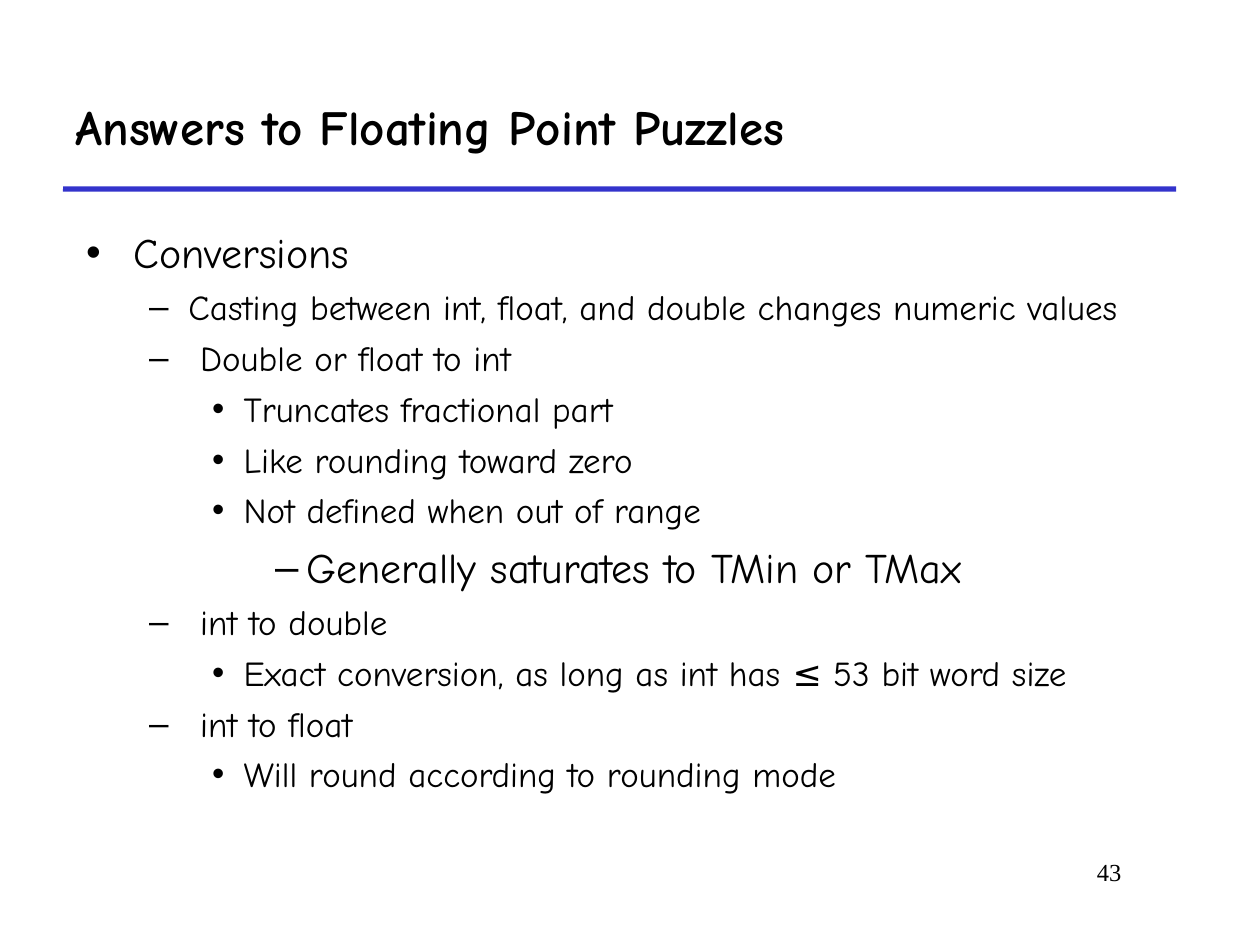
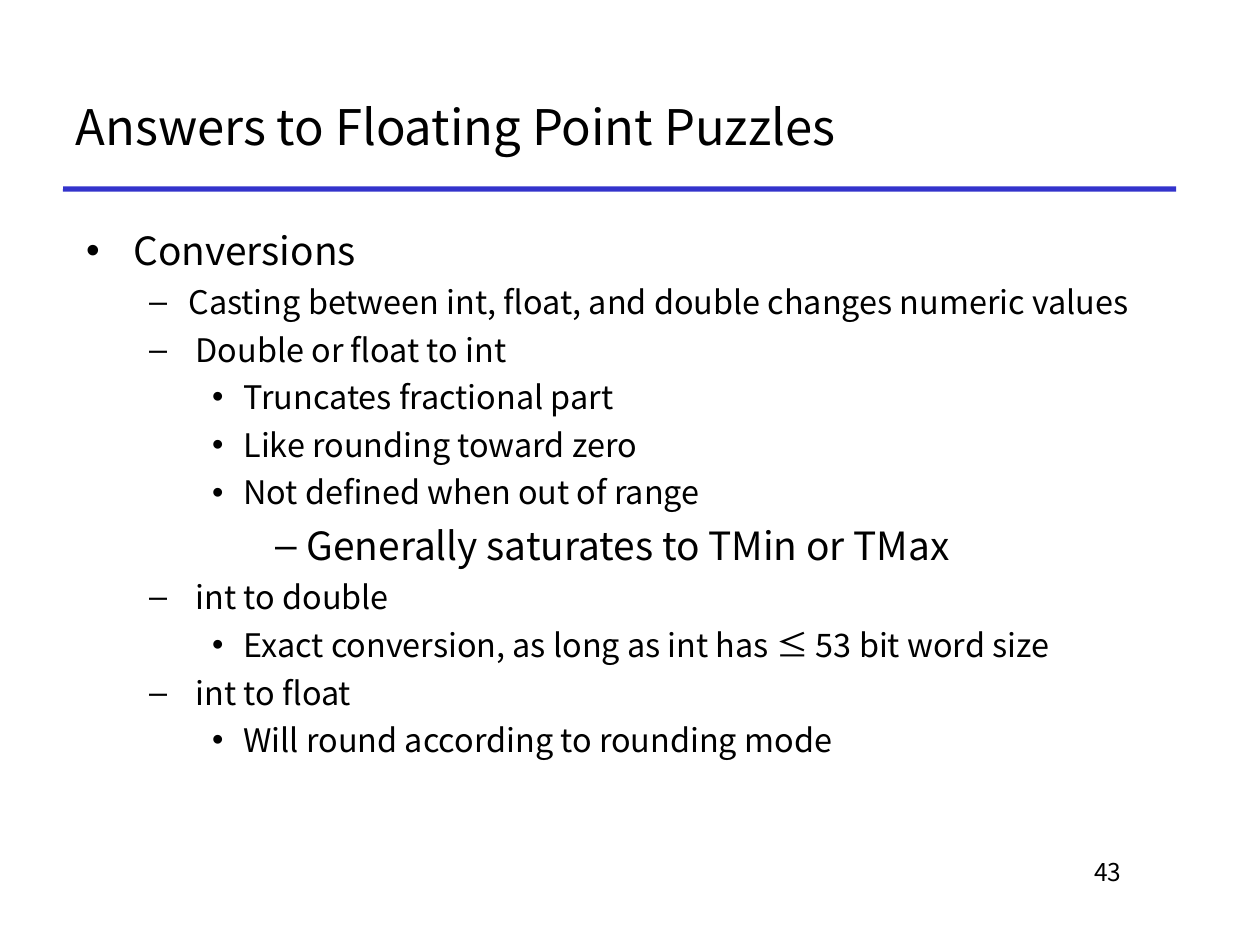
Before and after one commit to To-oTke/oh-my-ics, a slide deck: slide 43 of slides/1-14-float.ppt. Drawn at 1260x945 pixels with LibreOffice and Linux fonts; fonts in the diff are those of the drawing. Boxes give left, top, right and bottom in pixels: in the first picture for what was removed or moved away, otherwise in the second. Text is boxed around its words. In the diff, an @@ line names an element or a change of style, - is before the commit and + after.

Commit message:
[add] 1-14 floating points

```diff
--- a/slides/1-14-float.ppt
+++ b/slides/1-14-float.ppt
@@ title "Answers to Floating Point Puzzles" at box(76, 106, 835, 158): font Comic Neue to Noto Sans CJK KR, bold off @@
@@ text "Conversions" at box(133, 235, 1128, 760): size 24 to 22.2 pt in "Conversions", "Generally saturates to TMin or TMax"; font Comic Neue to Noto Sans CJK KR; size 20 to 18.5 pt in "Casting between int, float, and double changes ...", "Double or float to int", "Truncates fractional part", "Like rounding toward zero" and 5 more places @@
@@ page number at box(1094, 862, 1121, 882): font Times New Roman to Noto Sans CJK KR @@
```
Also in this commit, not shown: 45 other slides changed, 3 other files.
